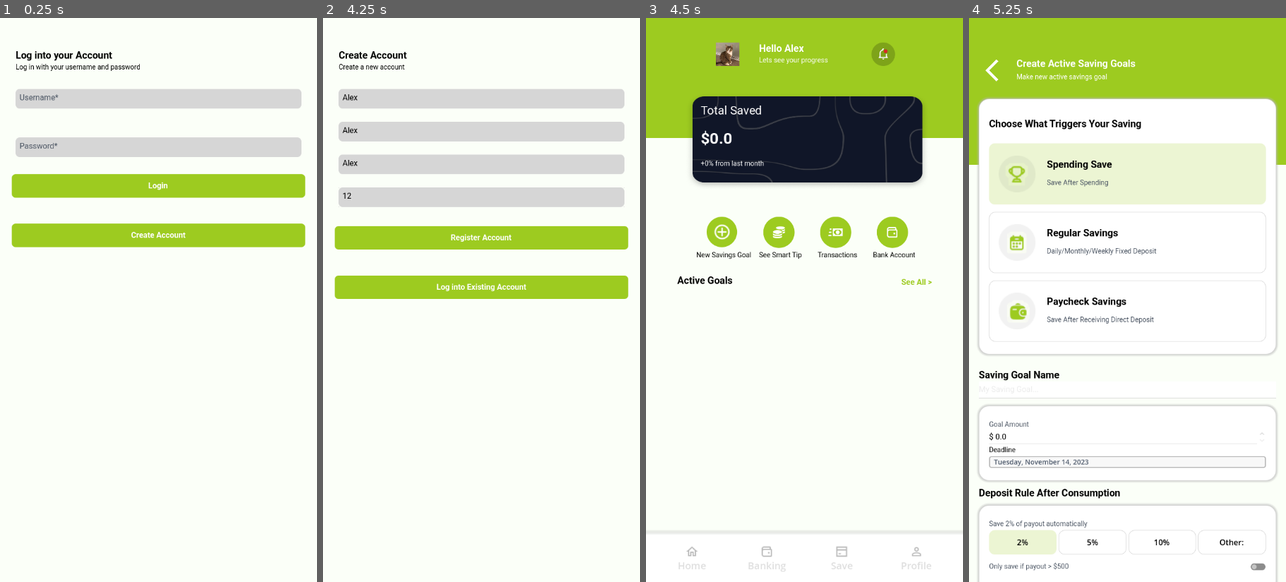
Above: before the commit, frames 1-4 (left to right).
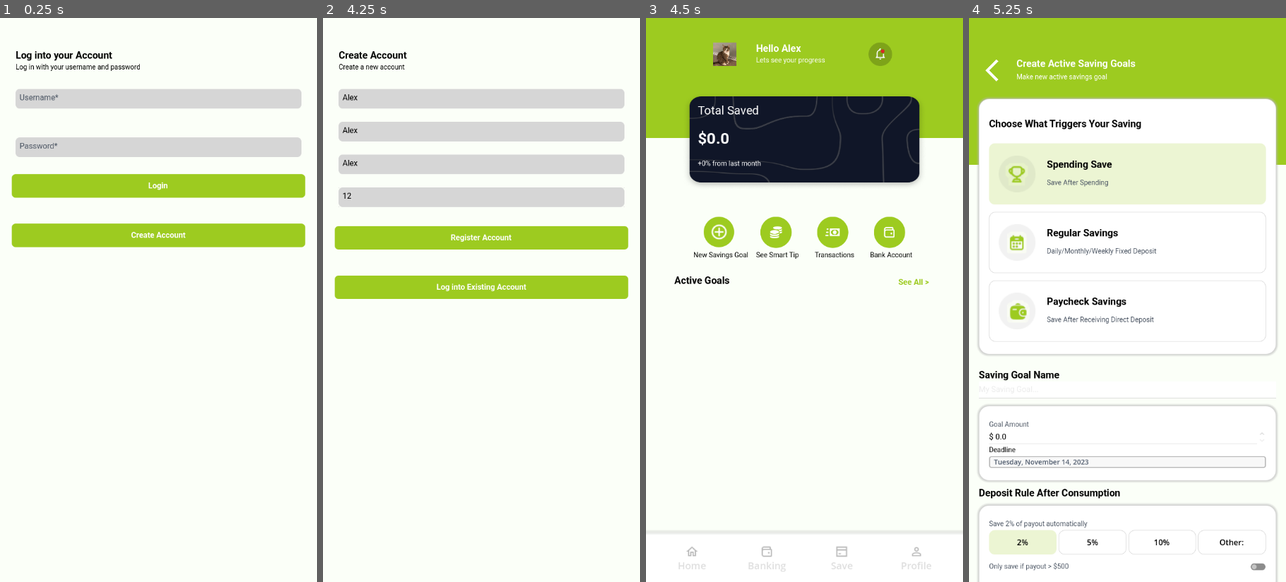
Above: after the commit, the same moments.

Repository: JUB-Yoush/4443-project
Game: Godot game, scene res://views/login.tscn
The game is run twice, just before and just after one commit, with the same random seed, the same clock (stepped at 60 frames per second) and the same inputs.
Inputs (mouse positions are in pixels of both pictures, inside the frame that each line leads up to):
- Up to frame 1 (0.25 s): no input
- Up to frame 2 (4.25 s): click (481, 96) at 0.52 s; type "Alex" at 0.6 s; click (481, 147) at 0.75 s; type "12" at 0.83 s; click "Login" at 1.25 s; click "Create Account" at 2 s; click (481, 96) at 2.77 s; type "Alex" at 2.85 s; click (481, 130) at 3 s; type "Alex" at 3.08 s; click (481, 164) at 3.23 s; type "Alex" at 3.32 s; click (481, 198) at 3.52 s; type "12" at 3.6 s
- Up to frame 3 (4.5 s): click "Register Account" at 4.25 s
- Up to frame 4 (5.25 s): click "New Savings Goal" at 5 s

Frames 1-2 are identical in both runs. In frame 3, 3.4% of the frame differs, in the area x 8-91%, y 4-48%; in frame 4, nothing differs.

Commit message:
horizontal scrolling disabled

Diff:
--- a/new_game_project/assets/themes/mainScreen.tres
+++ b/new_game_project/assets/themes/mainScreen.tres
@@ -1,10 +1,10 @@
 [gd_resource type="Theme" load_steps=34 format=3 uid="uid://b8o6p1tkrcyh8"]
 
-[ext_resource type="FontFile" uid="uid://xgqmaqr2oy03" path="res://assets/fonts/roboto/Roboto-Bold.ttf" id="1_xe36l"]
-[ext_resource type="FontFile" uid="uid://dqvnaebrl4itp" path="res://assets/fonts/roboto/Roboto-BoldItalic.ttf" id="2_ahtpy"]
-[ext_resource type="FontFile" uid="uid://d0ufi8aatsqjn" path="res://assets/fonts/roboto/Roboto-Italic.ttf" id="3_810ac"]
-[ext_resource type="FontFile" uid="uid://b51qk5rxxht62" path="res://assets/fonts/roboto/Roboto-Medium.ttf" id="4_t0nbw"]
-[ext_resource type="FontFile" uid="uid://dmv47mdya5kj5" path="res://assets/fonts/roboto/Roboto-Regular.ttf" id="5_fpnbx"]
+[ext_resource type="FontFile" uid="uid://xgqmaqr2oy03" path="res://assets/fonts/Roboto/Roboto-Bold.ttf" id="1_xe36l"]
+[ext_resource type="FontFile" uid="uid://dqvnaebrl4itp" path="res://assets/fonts/Roboto/Roboto-BoldItalic.ttf" id="2_ahtpy"]
+[ext_resource type="FontFile" uid="uid://d0ufi8aatsqjn" path="res://assets/fonts/Roboto/Roboto-Italic.ttf" id="3_810ac"]
+[ext_resource type="FontFile" uid="uid://b51qk5rxxht62" path="res://assets/fonts/Roboto/Roboto-Medium.ttf" id="4_t0nbw"]
+[ext_resource type="FontFile" uid="uid://dmv47mdya5kj5" path="res://assets/fonts/Roboto/Roboto-Regular.ttf" id="5_fpnbx"]
 
 [sub_resource type="StyleBoxFlat" id="StyleBoxFlat_folaq"]
 bg_color = Color(0.615686, 0.796078, 0.12549, 0.196078)
--- a/new_game_project/views/home.tscn
+++ b/new_game_project/views/home.tscn
@@ -9,7 +9,7 @@
 [ext_resource type="Texture2D" uid="uid://jx6dkqflmh10" path="res://assets/ui/Home Card(1).png" id="5_r6kda"]
 [ext_resource type="PackedScene" uid="uid://cvq00dll7ofrn" path="res://views/navbar.tscn" id="7_pem21"]
 [ext_resource type="Texture2D" uid="uid://clt1ng8w7hf2d" path="res://assets/ui/icons/money.png" id="8_0ulm4"]
-[ext_resource type="FontFile" uid="uid://xgqmaqr2oy03" path="res://assets/fonts/roboto/Roboto-Bold.ttf" id="8_q78xp"]
+[ext_resource type="FontFile" uid="uid://xgqmaqr2oy03" path="res://assets/fonts/Roboto/Roboto-Bold.ttf" id="8_q78xp"]
 [ext_resource type="Texture2D" uid="uid://c4r56heb2bbvi" path="res://assets/ui/icons/Group 24.png" id="9_778hp"]
 [ext_resource type="StyleBox" uid="uid://dnrqj86fpdor2" path="res://assets/themes/anchor.tres" id="9_q78xp"]
 [ext_resource type="Texture2D" uid="uid://bhqmcbvc76exp" path="res://assets/ui/icons/Group 25.png" id="10_gvvui"]
@@ -40,6 +40,7 @@
 anchor_bottom = 1.0
 grow_horizontal = 2
 grow_vertical = 2
+horizontal_scroll_mode = 0
 
 [node name="MarginContainer3" type="MarginContainer" parent="ScrollContainer"]
 layout_mode = 2
--- a/new_game_project/views/login.tscn
+++ b/new_game_project/views/login.tscn
@@ -3,9 +3,9 @@
 [ext_resource type="Theme" uid="uid://b8o6p1tkrcyh8" path="res://assets/themes/mainScreen.tres" id="1_d2qca"]
 [ext_resource type="Script" uid="uid://d4giq45p648pc" path="res://controllers/login.gd" id="1_wsb03"]
 [ext_resource type="StyleBox" uid="uid://dr1t3k8nlou4c" path="res://assets/themes/green_button.tres" id="2_g77um"]
-[ext_resource type="FontFile" uid="uid://dmv47mdya5kj5" path="res://assets/fonts/roboto/Roboto-Regular.ttf" id="2_tc5yd"]
-[ext_resource type="FontFile" uid="uid://d0ufi8aatsqjn" path="res://assets/fonts/roboto/Roboto-Italic.ttf" id="3_8va1s"]
-[ext_resource type="FontFile" uid="uid://xgqmaqr2oy03" path="res://assets/fonts/roboto/Roboto-Bold.ttf" id="3_vuvgv"]
+[ext_resource type="FontFile" uid="uid://dmv47mdya5kj5" path="res://assets/fonts/Roboto/Roboto-Regular.ttf" id="2_tc5yd"]
+[ext_resource type="FontFile" uid="uid://d0ufi8aatsqjn" path="res://assets/fonts/Roboto/Roboto-Italic.ttf" id="3_8va1s"]
+[ext_resource type="FontFile" uid="uid://xgqmaqr2oy03" path="res://assets/fonts/Roboto/Roboto-Bold.ttf" id="3_vuvgv"]
 
 [sub_resource type="StyleBoxFlat" id="StyleBoxFlat_g77um"]
 content_margin_left = 8.0
--- a/new_game_project/views/profile.tscn
+++ b/new_game_project/views/profile.tscn
@@ -4,7 +4,7 @@
 [ext_resource type="Script" uid="uid://cnd8l1log50we" path="res://controllers/profile.gd" id="1_q52ls"]
 [ext_resource type="Texture2D" uid="uid://8a5e1xrgt4wx" path="res://assets/ui/pfp/200.jpeg" id="2_h3f1l"]
 [ext_resource type="Theme" uid="uid://b8o6p1tkrcyh8" path="res://assets/themes/mainScreen.tres" id="3_bor85"]
-[ext_resource type="FontFile" uid="uid://xgqmaqr2oy03" path="res://assets/fonts/roboto/Roboto-Bold.ttf" id="4_pkhtn"]
+[ext_resource type="FontFile" uid="uid://xgqmaqr2oy03" path="res://assets/fonts/Roboto/Roboto-Bold.ttf" id="4_pkhtn"]
 [ext_resource type="StyleBox" uid="uid://dr1t3k8nlou4c" path="res://assets/themes/green_button.tres" id="5_q52ls"]
 [ext_resource type="Texture2D" uid="uid://d34k82ycxei5u" path="res://assets/ui/icons/Back Arrow.png" id="6_skih5"]
 
--- a/new_game_project/views/signup.tscn
+++ b/new_game_project/views/signup.tscn
@@ -2,9 +2,9 @@
 
 [ext_resource type="Script" uid="uid://cvrkmgd1artk4" path="res://controllers/signup.gd" id="1_8iu7o"]
 [ext_resource type="Theme" uid="uid://b8o6p1tkrcyh8" path="res://assets/themes/mainScreen.tres" id="2_c7nhb"]
-[ext_resource type="FontFile" uid="uid://dmv47mdya5kj5" path="res://assets/fonts/roboto/Roboto-Regular.ttf" id="3_i1rk7"]
-[ext_resource type="FontFile" uid="uid://d0ufi8aatsqjn" path="res://assets/fonts/roboto/Roboto-Italic.ttf" id="4_356c8"]
-[ext_resource type="FontFile" uid="uid://xgqmaqr2oy03" path="res://assets/fonts/roboto/Roboto-Bold.ttf" id="5_1tb6r"]
+[ext_resource type="FontFile" uid="uid://dmv47mdya5kj5" path="res://assets/fonts/Roboto/Roboto-Regular.ttf" id="3_i1rk7"]
+[ext_resource type="FontFile" uid="uid://d0ufi8aatsqjn" path="res://assets/fonts/Roboto/Roboto-Italic.ttf" id="4_356c8"]
+[ext_resource type="FontFile" uid="uid://xgqmaqr2oy03" path="res://assets/fonts/Roboto/Roboto-Bold.ttf" id="5_1tb6r"]
 [ext_resource type="StyleBox" uid="uid://dr1t3k8nlou4c" path="res://assets/themes/green_button.tres" id="6_mba3y"]
 
 [sub_resource type="StyleBoxFlat" id="StyleBoxFlat_g77um"]
Not shown, changed: new_game_project/assets/fonts/roboto/Roboto-Bold.ttf.import
Not shown, changed: new_game_project/assets/fonts/roboto/Roboto-BoldItalic.ttf.import
Not shown, changed: new_game_project/assets/fonts/roboto/Roboto-Italic.ttf.import
Not shown, changed: new_game_project/assets/fonts/roboto/Roboto-Medium.ttf.import
Not shown, changed: new_game_project/assets/fonts/roboto/Roboto-Regular.ttf.import
Not shown: 1 places in new_game_project/views/navbar.tscn that only renumber resources
Not shown: 1 places in new_game_project/views/saving_goal_maker.tscn that only renumber resources
